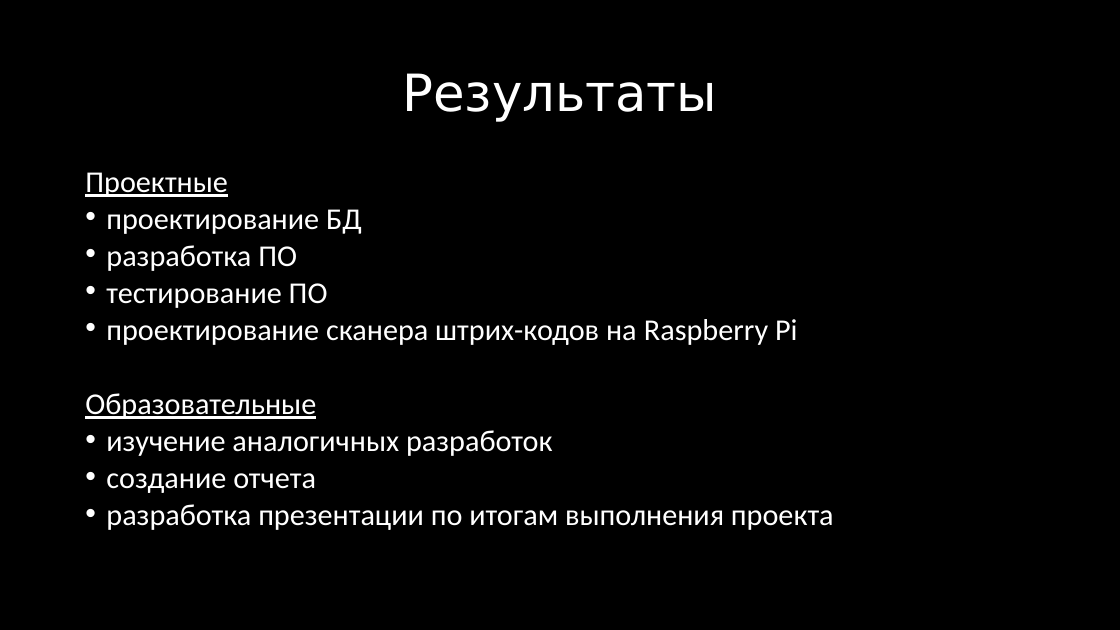
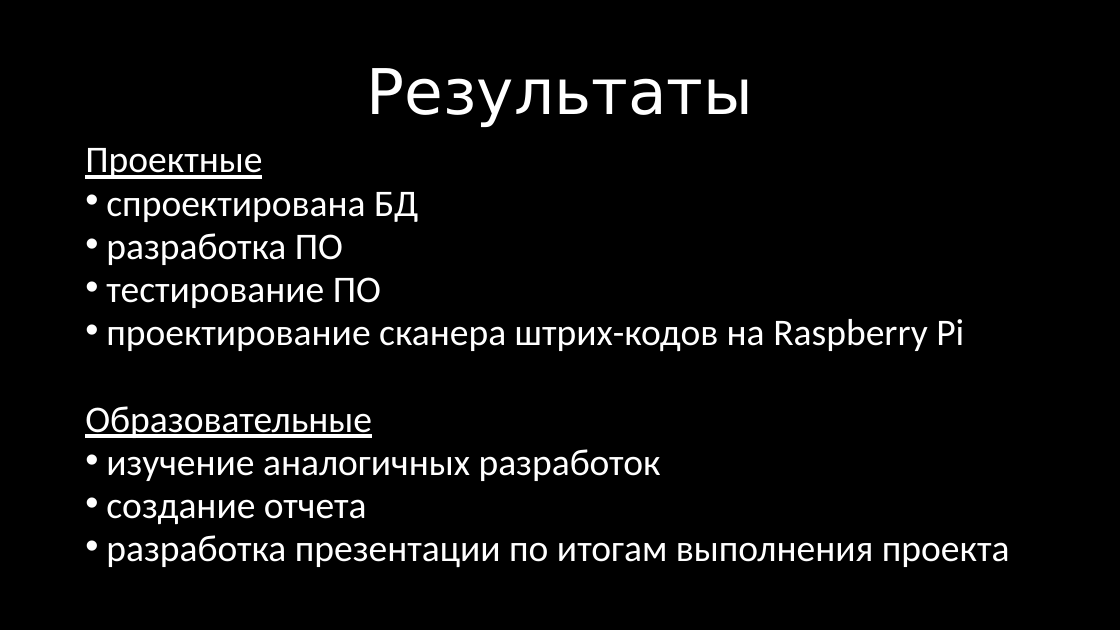
Before and after one commit to Komaricus/SmartFood, a slide deck: slide 4 of 15.11.2018 16-30.pptx. Drawn at 1120x630 pixels with LibreOffice and Linux fonts; fonts in the diff are those of the drawing; background and template pictures are left out. Boxes give left, top, right and bottom in pixels: in the first picture for what was removed or moved away, otherwise in the second. Text is boxed around its words. In the diff, an @@ line names an element or a change of style, - is before the commit and + after.

```diff
--- a/15.11.2018 16-30.pptx
+++ b/15.11.2018 16-30.pptx
@@ title "Результаты" at box(367, 68, 753, 127): size 44 to 54 pt @@
@@ text "Проектные": place and size @@
-text "Проектные" at box(85, 172, 834, 530)
+text "Проектные" at box(85, 148, 1010, 567)
@@ text at box(85, 148, 1010, 567): size 25.9 to 32.2 pt @@
@@ text at box(106, 192, 418, 222): text changed; size 25.9 to 32.2 pt @@
-• проектирование БД
+• спроектирована БД
```
Also in this commit, not shown: 5 other slides changed.
